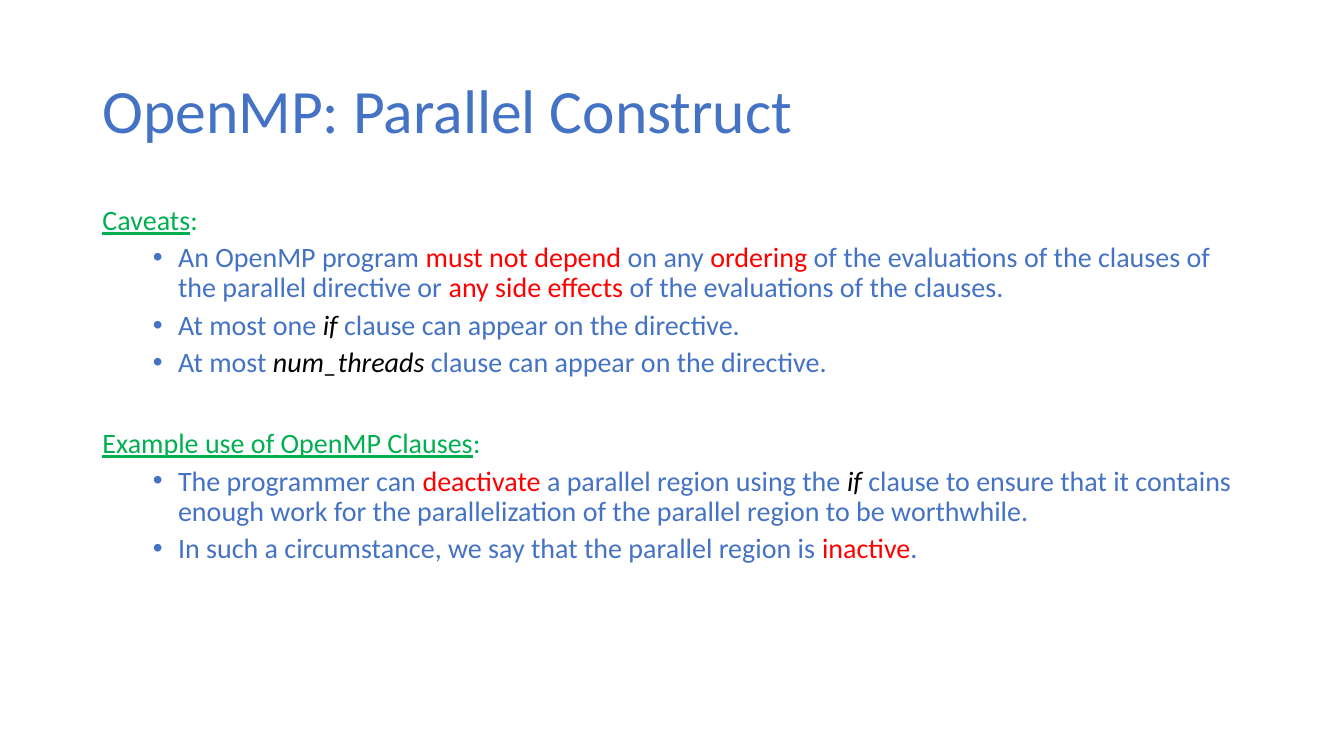
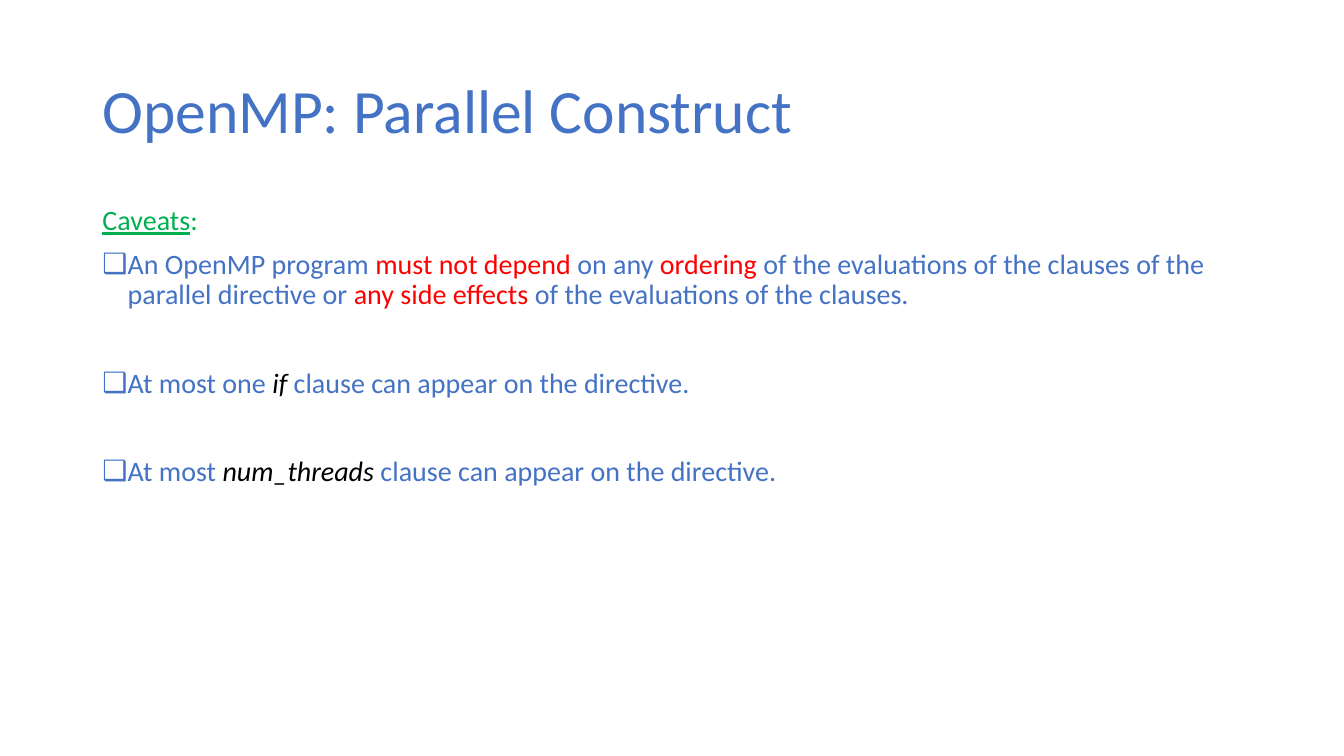
Before and after one commit to ekkapotc/PC, a slide deck: slide 16 of Slides/Lecture 6.pptx. Drawn at 1344x756 pixels with LibreOffice and Linux fonts; fonts in the diff are those of the drawing. Boxes give left, top, right and bottom in pixels: in the first picture for what was removed or moved away, otherwise in the second. Text is boxed around its words. In the diff, an @@ line names an element or a change of style, - is before the commit and + after.

```diff
--- a/Slides/Lecture 6.pptx
+++ b/Slides/Lecture 6.pptx
@@ text at box(128, 254, 1204, 486): bullet • to ❑; list level 2 to 1 in "An OpenMP program must not ..."; list level 2 to 1 in "At most one if clause ..."; list level 2 to 1 in "At most num_threads clause can ..." @@
@@ text at box(102, 433, 1230, 563): paragraphs removed @@
-Example use of OpenMP Clauses:
-  • The programmer can deactivate a parallel region using the if clause to ensure that it contains enough work for the parallelization of the parallel region to be worthwhile.
-  • In such a circumstance, we say that the parallel region is inactive.
```
Also in this commit, not shown: 27 other slides changed, 2 slides added, 2 other files.
